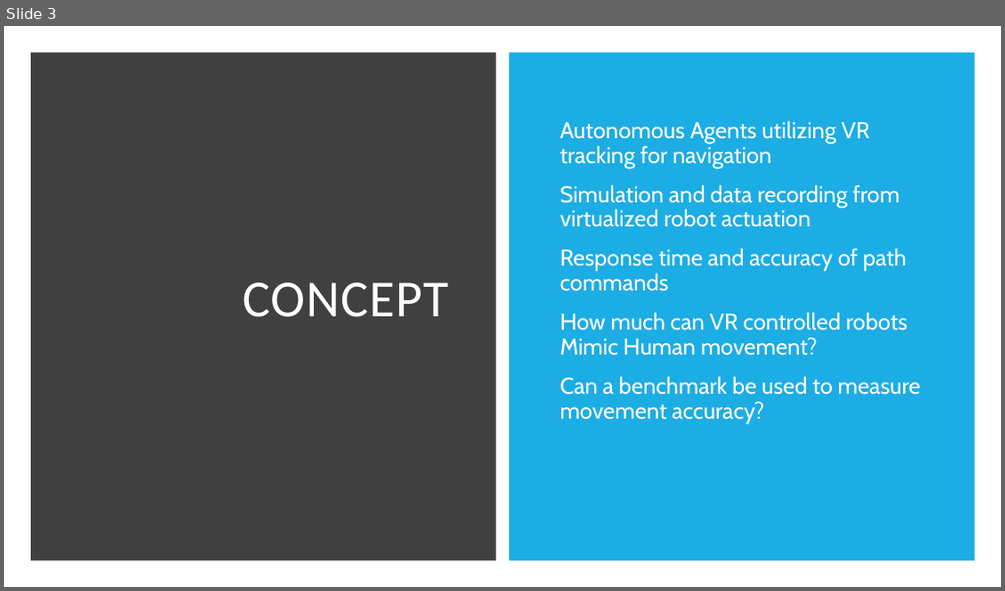
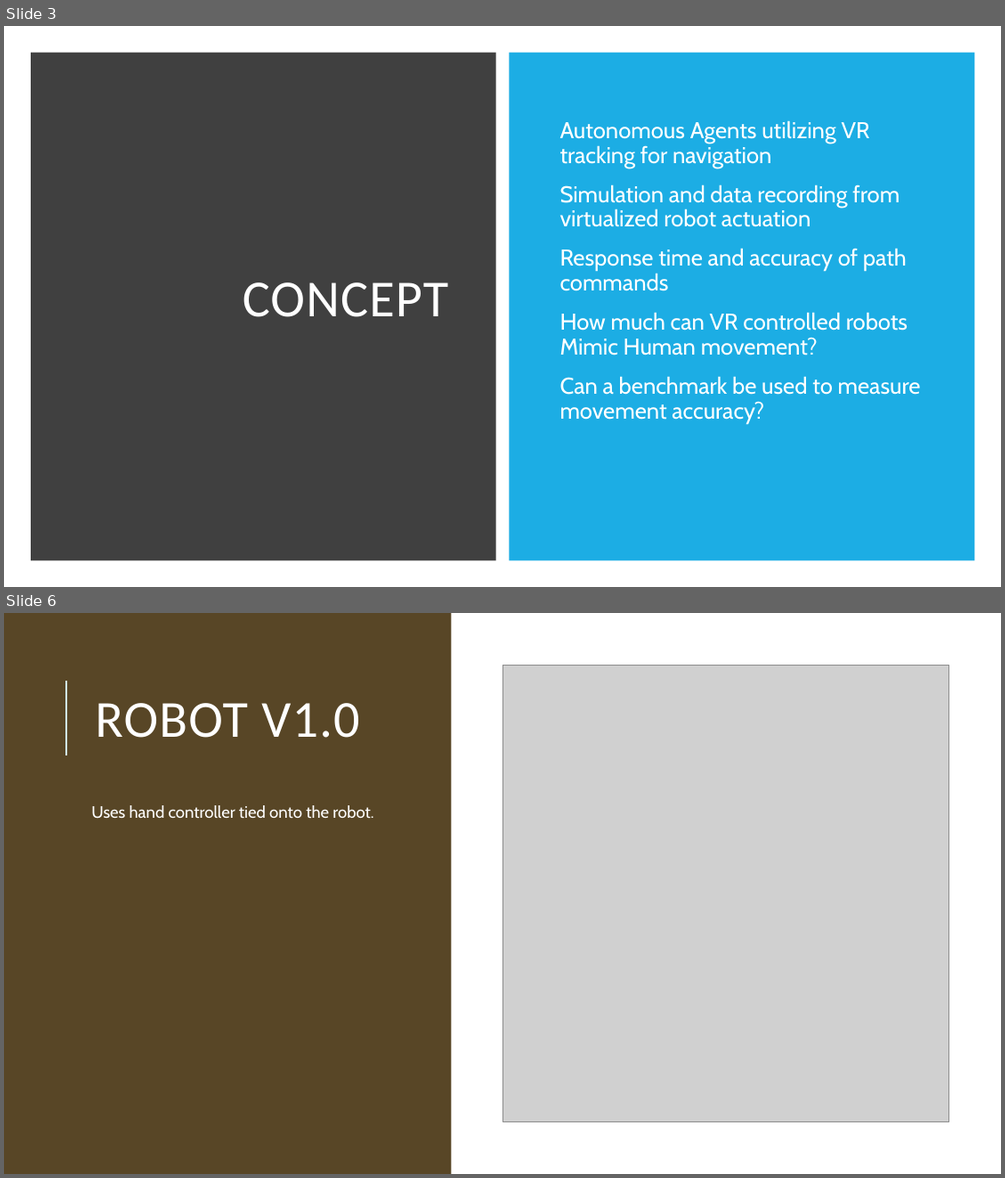
Before and after one commit to RubenTipparach/Mimicvr, a slide deck: Report/Mimic vr.pptx. Shown one above the other, each under a label of ours: slide 3 before the commit, slides 3 and 6 after it; the slides between them are not shown. The pictures are 1005x591 and 1005x1178 pixels, drawn with LibreOffice and Linux fonts; fonts in the diff are those of the drawing; grey boxes stand for pictures. Boxes give left, top, right and bottom in pixels: in the first picture for what was removed or moved away, otherwise in the second. Text is boxed around its words. In the diff, an @@ line names an element or a change of style, - is before the commit and + after.

```diff
--- a/Report/Mimic vr.pptx
+++ b/Report/Mimic vr.pptx
@@ slide 6 added at [4, 613, 1001, 1174], background #FFFFFF @@
@@ rectangle added at [4, 613, 451, 1174], fill #584626 @@
@@ picture added at [502, 666, 949, 1121] @@
@@ line added from (66, 755) to (66, 681), #D2EFFA 1.5 pt @@
@@ title added at [95, 703, 359, 738], 50 pt, text #FFFFFF @@
+ROBOT V1.0
@@ text added at [91, 805, 373, 818], 16 pt, text #FFFFFF @@
+Uses hand controller tied onto the robot.
```
Also in this commit, not shown: 14 other slides added, 1 slide removed.
